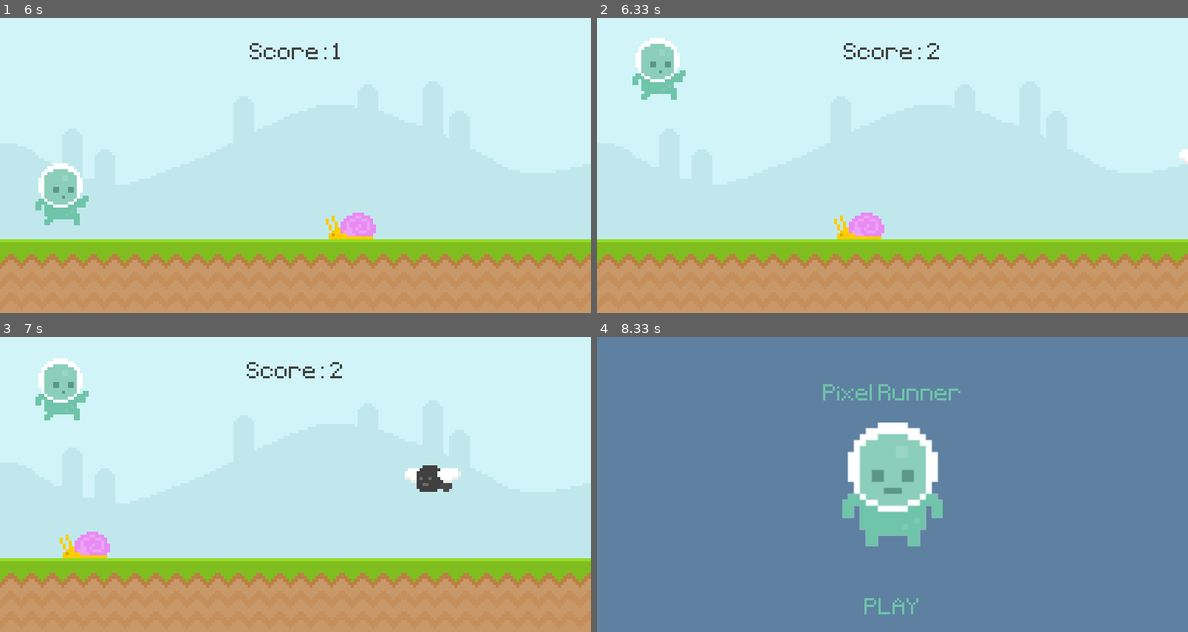
Above: before the commit, frames 1-4 (two rows, left to right).
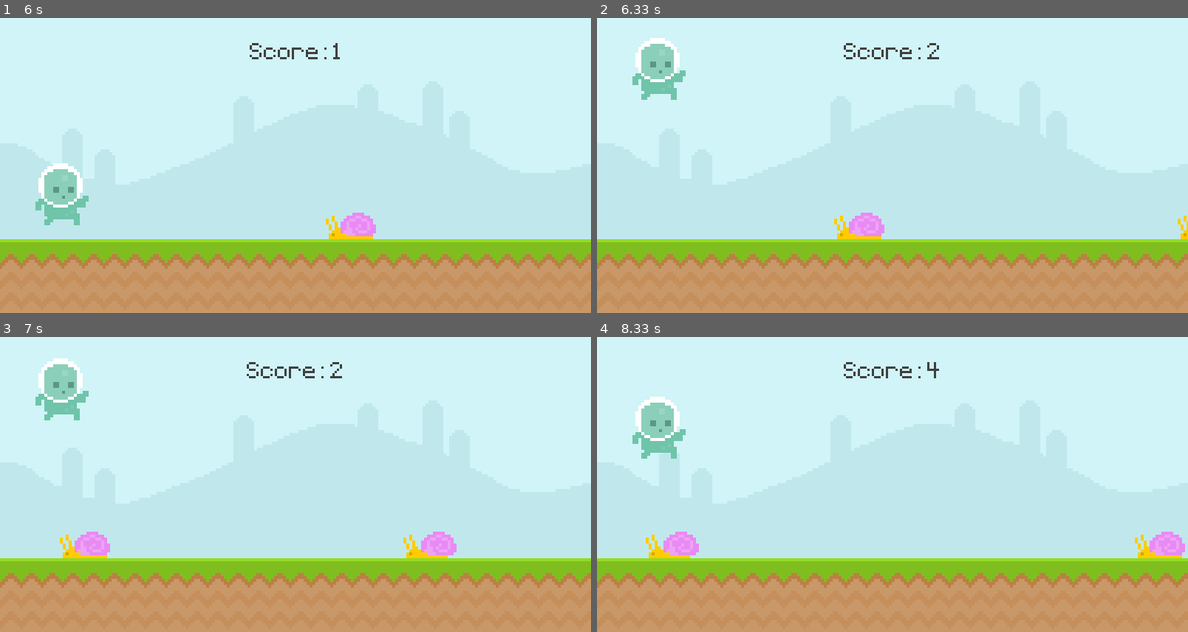
Above: after the commit, the same moments.

Repository: will-s-h/treehacks
Game: pygame game, started from CodeRunner/thecoderunner.py
Same seed, same stepped clock (60 frames per second), same inputs: the game is played once before the commit and once after it.
Inputs (mouse positions are in pixels of both pictures, inside the frame that each line leads up to):
- Up to frame 1 (6 s): press the mouse at (295, 289) at 0.37 s; move the mouse to (366, 224) at 0.47 s; release the mouse at (431, 159) at 0.6 s; hold Up 0.67-1.13 s; hold Up 1.17-1.53 s; tap Space at 1.23, 1.97, 2.37, 2.7, 3.1, 3.43, 4.5, 5.23, 5.63, 5.97 s; hold Up 1.9-2.27 s; hold Up 2.3-2.6 s; hold Up 2.63-3 s; hold Up 3.03-3.33 s; tap C at 3.18, 5.32 s; hold Up 3.37-3.73 s; click "PLAY" at 4.15 s; hold Up 4.43-4.8 s; hold Up 5.17-5.53 s; hold Up 5.57-5.87 s; hold Up from 5.9 s (still down)
- Up to frame 2 (6.33 s): release Up at 6.27 s
- Up to frame 3 (7 s): hold Up from 6.63 s (still down); tap Space at 6.7 s
- Up to frame 4 (8.33 s): release Up at 7 s; hold Up 7.37-7.73 s; tap Space at 7.43, 8.17 s; tap C at 7.52 s; hold Up from 8.1 s (still down)

Frame 1 is identical in both runs. In frame 2, 0.1% of the frame differs, in the area x 98-100%, y 44-75%; in frame 3, 1.2%; in frame 4, 100%, in the area x 0-100%, y 0-100%.

Commit message:
random probabilities

Diff:
--- a/CodeRunner/levels.py
+++ b/CodeRunner/levels.py
@@ -1,5 +1,19 @@
 # required score to reach the next level
 reqs = [10, 20, float('inf')]
+
+# enemies in each level
+
+enemies = [
+    ['fly', 'snail'],
+    ['fly', 'snail'],
+    ['fly', 'snail', 'lion', 'dragon']
+]
+
+probabilities = [
+    [0.25, 0.75],
+    [0.25, 0.75],
+    [1/6, 2/6, 2/6, 1/6]
+]
 
 # text input
 texts = ['',
--- a/CodeRunner/thecoderunner.py
+++ b/CodeRunner/thecoderunner.py
@@ -2,7 +2,7 @@
 from sys import exit
 import levels
 import textbox
-from random import randint, choice
+from random import randint, choice, choices
 
 class Player(pygame.sprite.Sprite):
     def __init__(self):
@@ -248,7 +248,7 @@
         # add obstacles
         if game_active:
             if event.type == obstacle_timer:
-                obstacle_group.add(Obstacle(choice(['fly','snail','snail','snail'])))
+                obstacle_group.add(Obstacle(choices(levels.enemies[level], levels.probabilities[level])[0]))
 
 
     if game_active:
